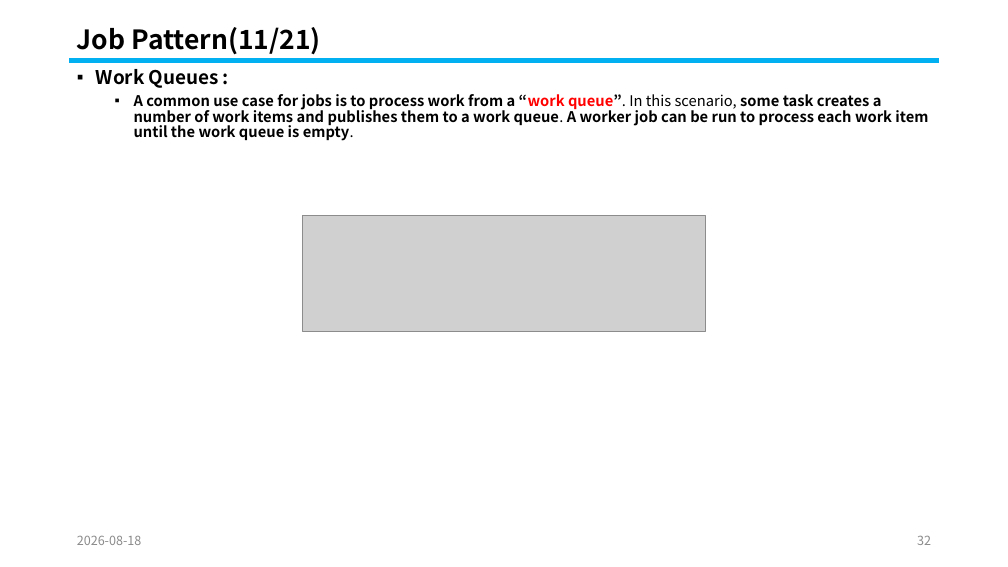
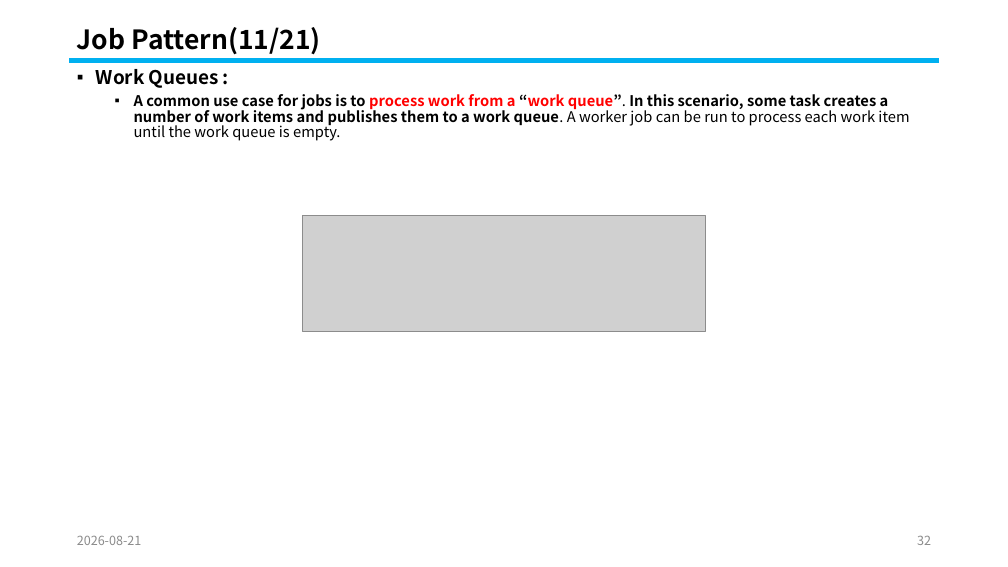
Before and after one commit to knix008/TestSimulator, a slide deck: slide 32 of Kubernetes/Kubernetes Part 04-2026.08.25.pptx. Drawn at 1008x567 pixels with LibreOffice and Linux fonts; fonts in the diff are those of the drawing; grey boxes stand for pictures. Boxes give left, top, right and bottom in pixels: in the first picture for what was removed or moved away, otherwise in the second. Text is boxed around its words. In the diff, an @@ line names an element or a change of style, - is before the commit and + after.

```diff
--- a/Kubernetes/Kubernetes Part 04-2026.08.25.pptx
+++ b/Kubernetes/Kubernetes Part 04-2026.08.25.pptx
@@ text at (x1=134, y1=94, x2=909, y2=141): text colour #000000 to #FF0000 in "process work from a"; bold on in "In this scenario,"; bold off in "A worker job can be run to ..." @@
@@ text at (x1=77, y1=536, x2=142, y2=545): text changed @@
-2026-08-18
+2026-08-21
```
Also in this commit, not shown: 96 other slides changed, 1 other file.
